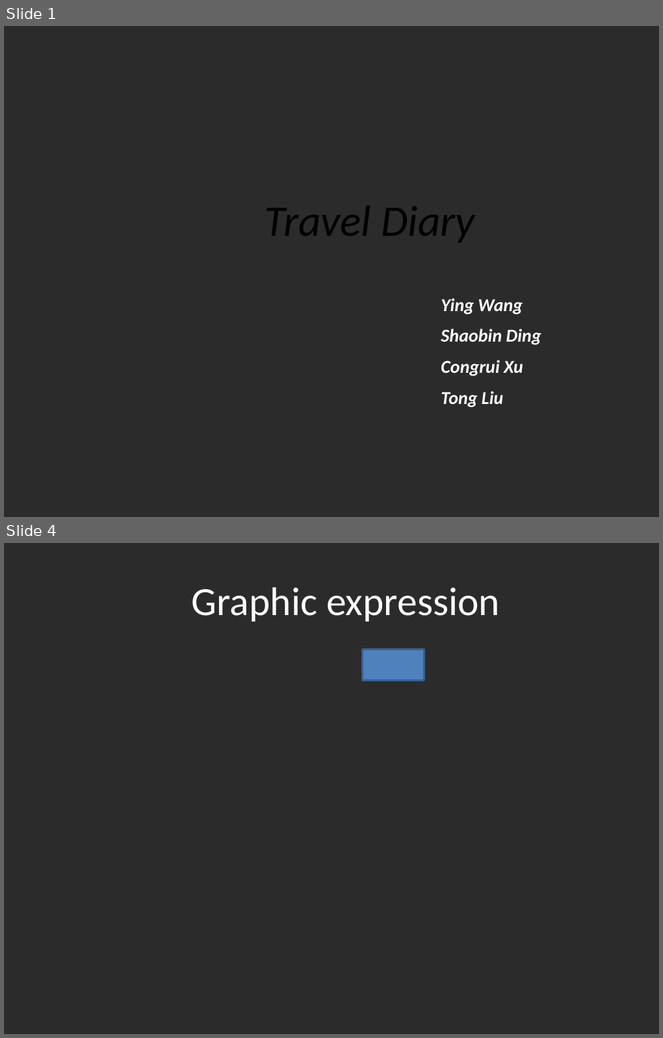
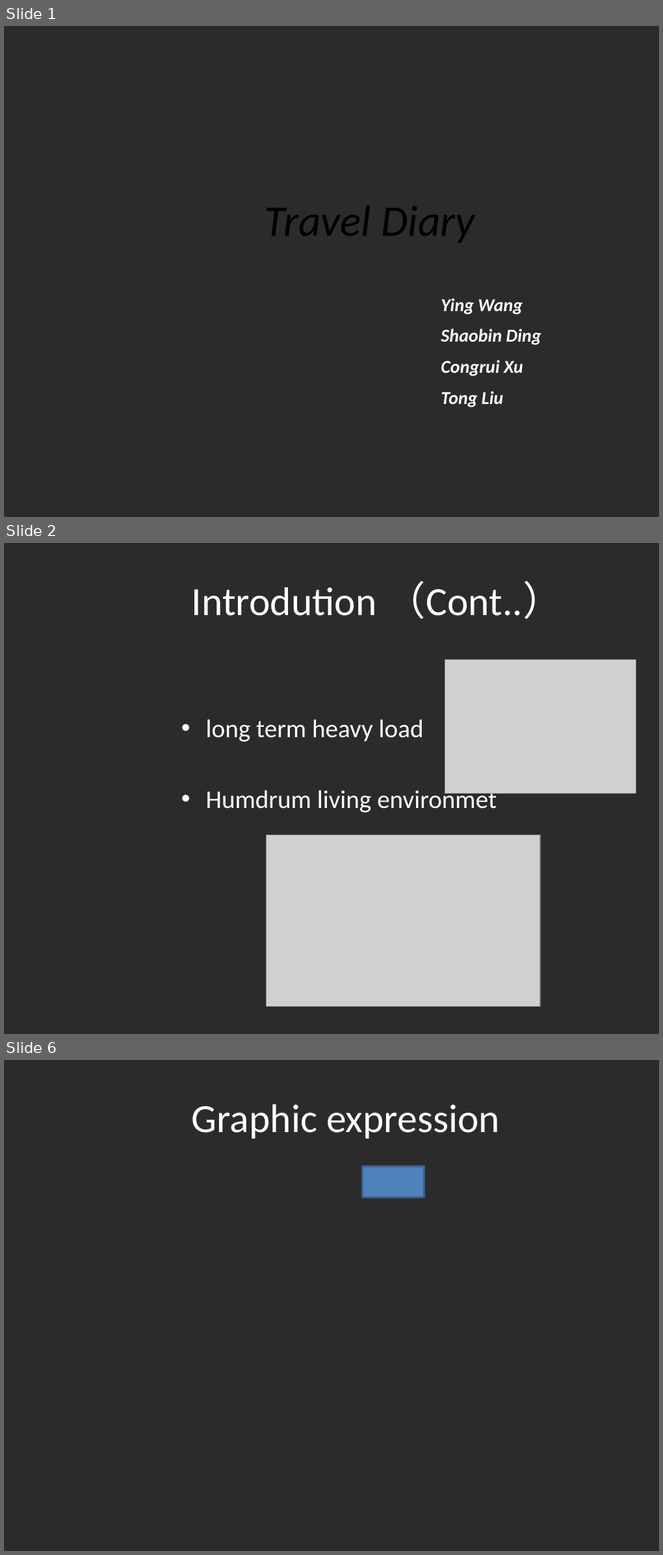
Before and after one commit to fighteriris/512_Final, a slide deck: 512副本.pptx. Shown one above the other, each under a label of ours: slides 1 and 4 before the commit, slides 1, 2 and 6 after it; the slides between them are not shown. The pictures are 663x1038 and 663x1555 pixels, drawn with LibreOffice and Linux fonts; fonts in the diff are those of the drawing; grey boxes stand for pictures; background and template pictures are left out; a plain dark background stands for a picture behind light text. Boxes give left, top, right and bottom in pixels: in the first picture for what was removed or moved away, otherwise in the second. Text is boxed around its words. In the diff, an @@ line names an element or a change of style, - is before the commit and + after.

```diff
--- a/512副本.pptx
+++ b/512副本.pptx
@@ slide 2 added at <box>4,543,659,1034</box>, background picture (left out) @@
@@ title added at <box>192,581,563,619</box>, 44 pt, text #FFFFFF @@
+Introdution （Cont..）
@@ picture added at <box>445,659,636,793</box> @@
@@ text added at <box>206,719,497,813</box>, 28 pt, text #FFFFFF @@
+• long term heavy load
+• Humdrum living environmet
@@ picture added at <box>266,835,541,1007</box> @@
@@ what was slide 4 is now slide 6 @@
```
Also in this commit, not shown: 2 slides changed, 1 other slide added.
